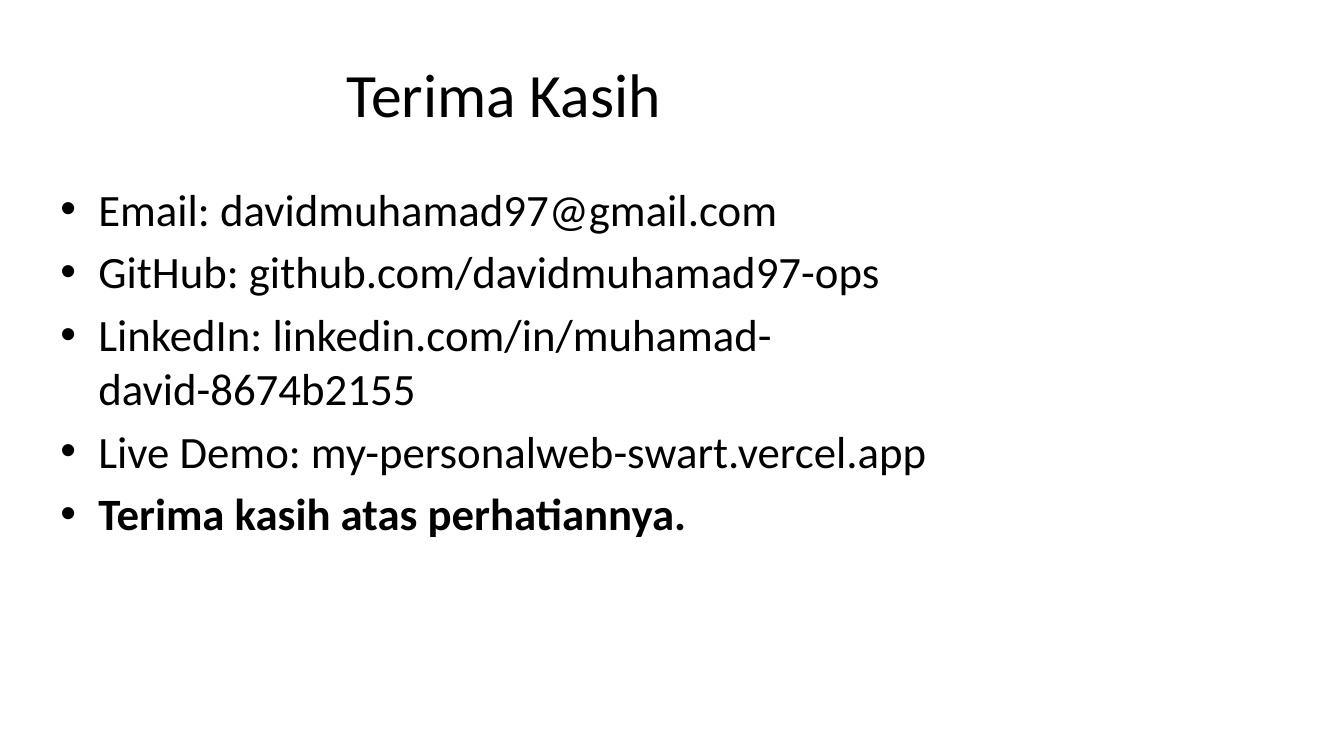
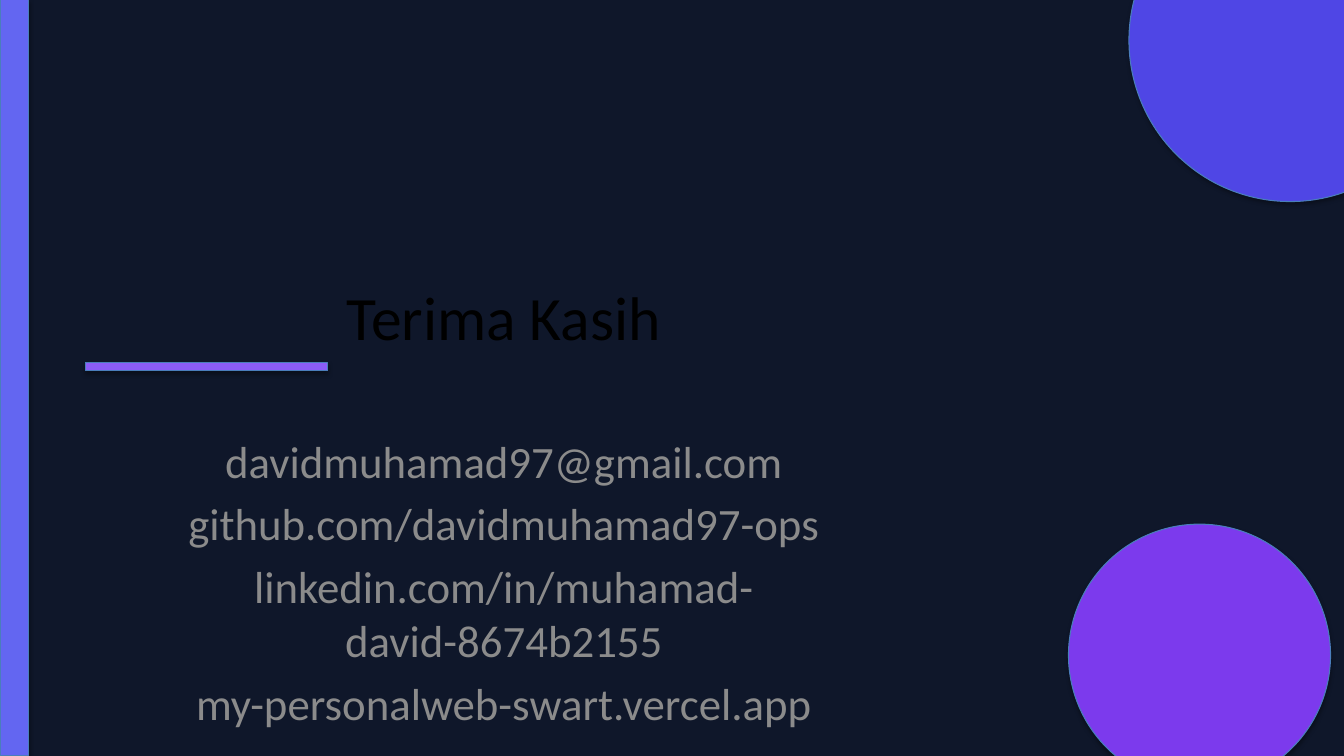
Before and after one commit to davidmuhamad97-ops/my_personalweb, a slide deck: slide 9 of presentation/Code-Challenge-2-Presentasi.pptx. Drawn at 1344x756 pixels with LibreOffice and Linux fonts; fonts in the diff are those of the drawing. Boxes give left, top, right and bottom in pixels: in the first picture for what was removed or moved away, otherwise in the second. Text is boxed around its words. In the diff, an @@ line names an element or a change of style, - is before the commit and + after.

Commit message:
docs: restyle presentation deck with branded theme

```diff
--- a/presentation/Code-Challenge-2-Presentasi.pptx
+++ b/presentation/Code-Challenge-2-Presentasi.pptx
@@ background #FFFFFF to #0F172A @@
@@ rectangle added at (0,0,28,756), fill #6366F1, outline #4B7EBC 0.75 pt @@
@@ ellipse added at (1129,0,1344,202), fill #4F46E5, outline #4B7EBC 0.75 pt @@
@@ title removed at (347,74,661,118) @@
-Terima Kasih
@@ rectangle added at (86,363,328,371), fill #8B5CF6, outline #4B7EBC 0.75 pt @@
@@ subtitle at (188,447,818,727): text changed; text colour #000000 to #8C8C8C @@
-• Email: davidmuhamad97@gmail.com
-• GitHub: github.com/davidmuhamad97-ops
-• LinkedIn: linkedin.com/in/muhamad-david-8674b2155
-• Live Demo: my-personalweb-swart.vercel.app
-• Terima kasih atas perhatiannya.
+davidmuhamad97@gmail.com
+github.com/davidmuhamad97-ops
+linkedin.com/in/muhamad-david-8674b2155
+my-personalweb-swart.vercel.app
@@ ellipse added at (1069,524,1331,756), fill #7C3AED, outline #4B7EBC 0.75 pt @@
```
Also in this commit, not shown: 8 other slides changed, 1 other file.
